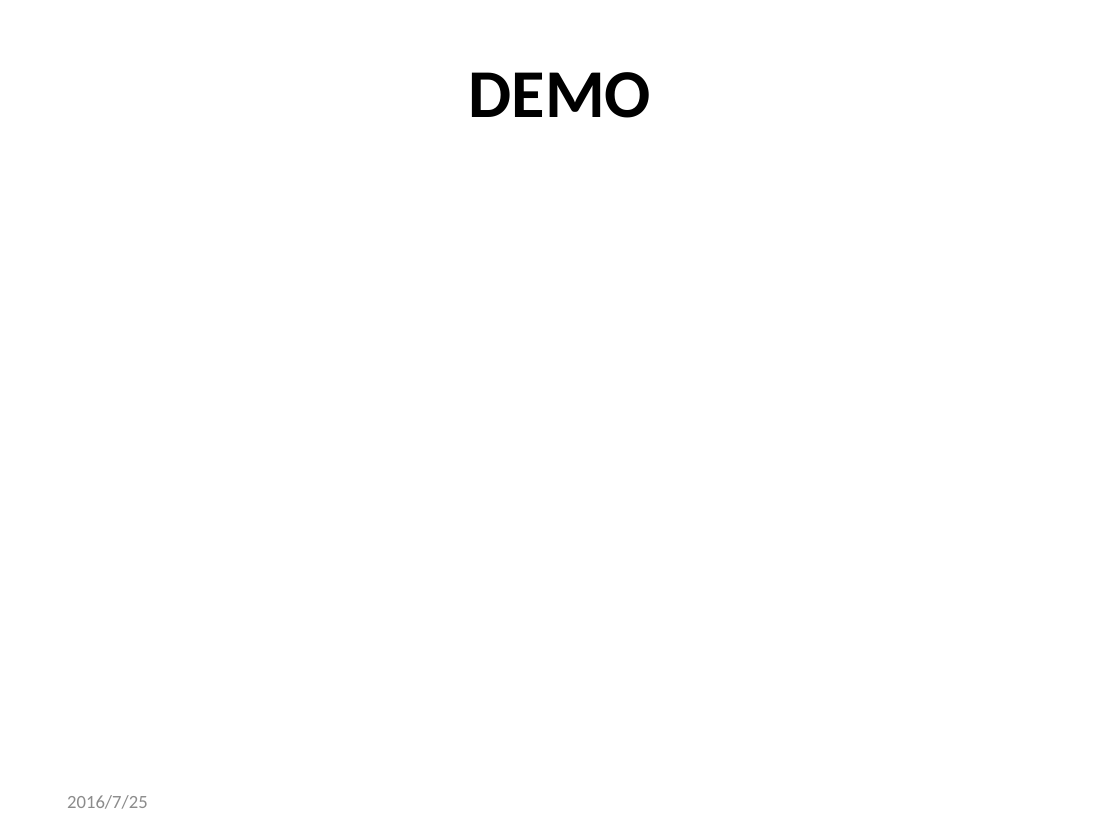
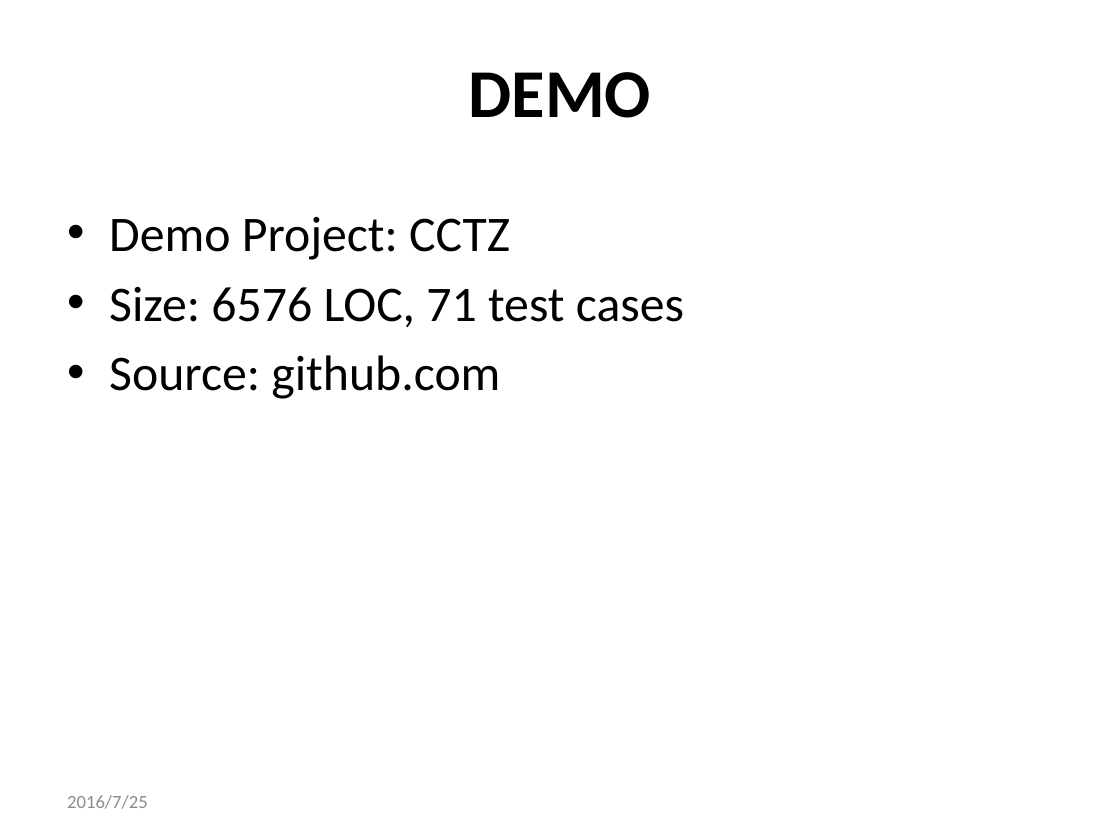
Before and after one commit to qwordy/IUT, a slide deck: slide 26 of doc/Final Presentation/Incremental_Unit_Testing-20160725-v3.pptx. Drawn at 1120x840 pixels with LibreOffice and Linux fonts; fonts in the diff are those of the drawing. Boxes give left, top, right and bottom in pixels: in the first picture for what was removed or moved away, otherwise in the second. Text is boxed around its words. In the diff, an @@ line names an element or a change of style, - is before the commit and + after.

```diff
--- a/doc/Final Presentation/Incremental_Unit_Testing-20160725-v3.pptx
+++ b/doc/Final Presentation/Incremental_Unit_Testing-20160725-v3.pptx
@@ text added at (109, 216, 684, 399), 32 pt, text #000000 @@
+• Demo Project: CCTZ
+• Size: 6576 LOC, 71 test cases
+• Source: github.com
```
Also in this commit, not shown: 3 other slides changed.
